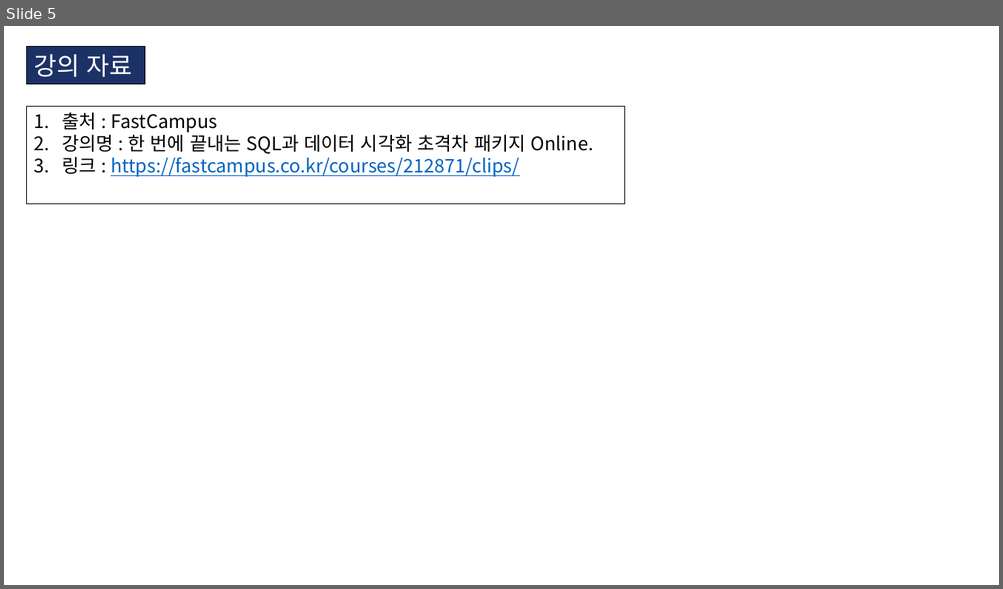
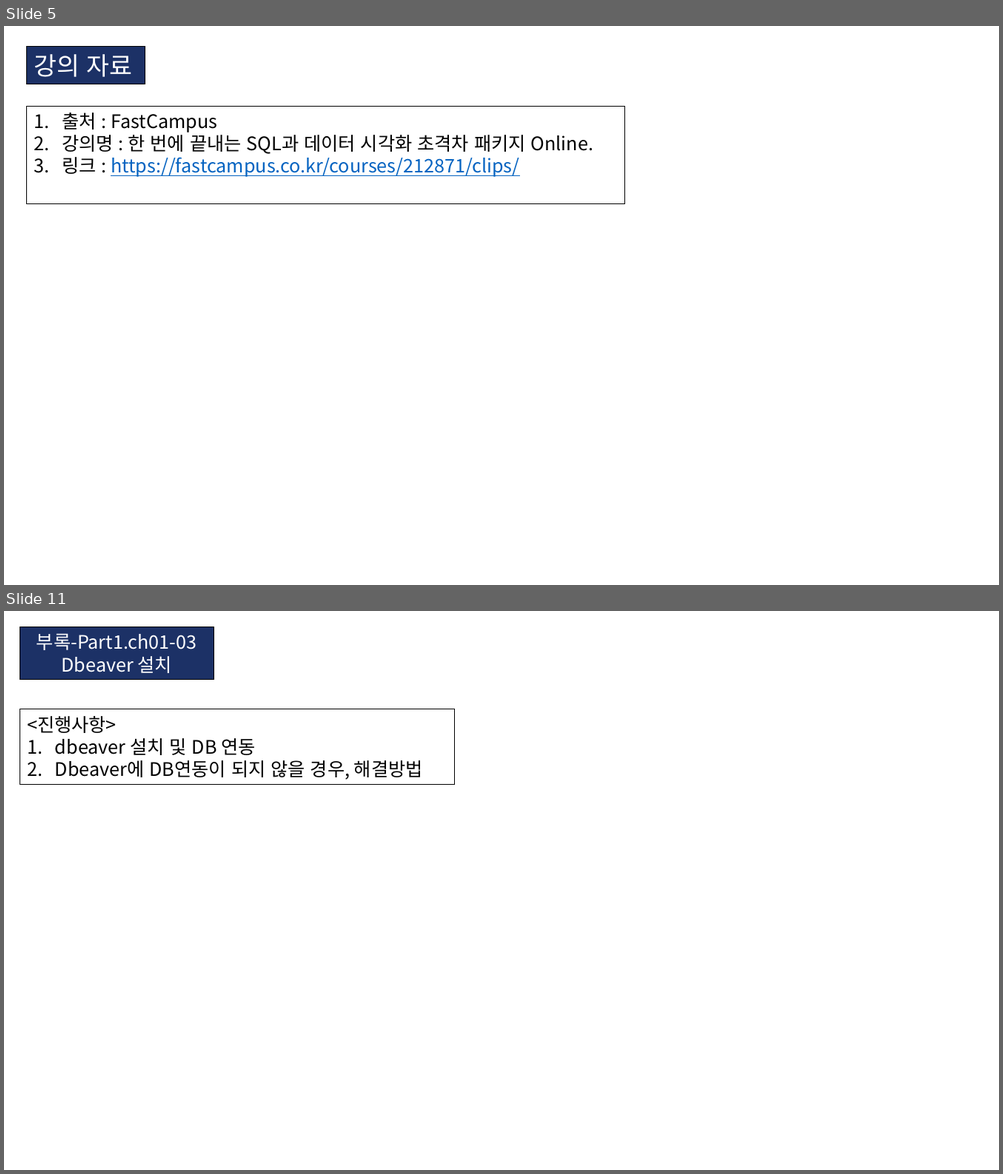
Before and after one commit to KIM-BEOMSOO/study, a slide deck: 00.공부 정리(최종)/04.DB/01.FastCampus_DB.pptx. Shown one above the other, each under a label of ours: slide 5 before the commit, slides 5 and 11 after it; the slides between them are not shown. The pictures are 1003x589 and 1003x1174 pixels, drawn with LibreOffice and Linux fonts; fonts in the diff are those of the drawing. Boxes give left, top, right and bottom in pixels: in the first picture for what was removed or moved away, otherwise in the second. Text is boxed around its words. In the diff, an @@ line names an element or a change of style, - is before the commit and + after.

```diff
--- a/00.공부 정리(최종)/04.DB/01.FastCampus_DB.pptx
+++ b/00.공부 정리(최종)/04.DB/01.FastCampus_DB.pptx
@@ slide 11 added at [4, 611, 999, 1170], background #FFFFFF @@
@@ rectangle added at [20, 627, 213, 681], fill #1C3166, outline #000000 0.75 pt, 18 pt, text #FFFFFF @@
+부록-Part1.ch01-03
+Dbeaver 설치
@@ rectangle added at [20, 709, 455, 785], outline #000000 0.75 pt, 18 pt, text #000000 @@
+<진행사항>
+1. dbeaver 설치 및 DB 연동
+2. Dbeaver에 DB연동이 되지 않을 경우, 해결방법
```
Also in this commit, not shown: 1 slide changed, 7 other slides added, 1 slide removed, 8 other files.
